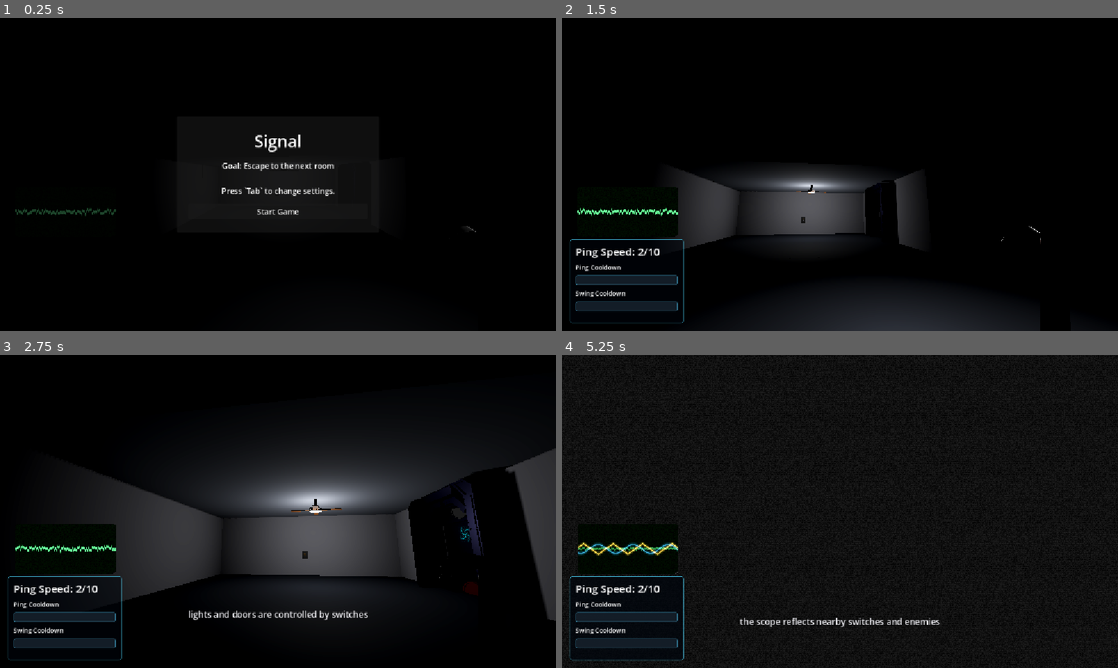
Above: before the commit, frames 1-4 (two rows, left to right).
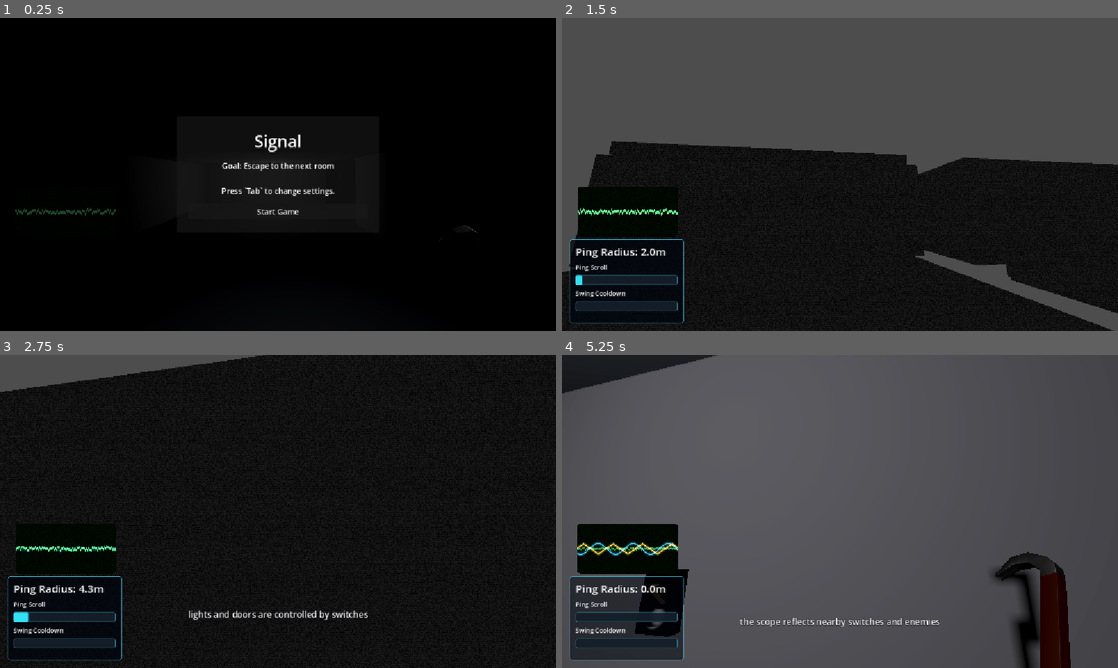
Above: after the commit, the same moments.

Repository: frkatona/LD59-Signal
Game: Godot game, scene res://scenes/main.tscn
The game is run twice, just before and just after one commit, with the same random seed, the same clock (stepped at 60 frames per second) and the same inputs. Sound files missing from this copy of the repository are replaced by a short silence.
Inputs (mouse positions are in pixels of both pictures, inside the frame that each line leads up to):
- Up to frame 1 (0.25 s): no input
- Up to frame 2 (1.5 s): click "Start Game" at 0.5 s; tap Enter at 1.25 s; move the mouse to (867, 174) at 1.27 s; press the mouse at (867, 174) at 1.28 s; hold W from 1.28 s (still down)
- Up to frame 3 (2.75 s): keep holding W; tap Space at 1.52, 2.27 s; tap F (sonar_ping, bound only before the commit) at 1.55, 2.1 s; move the mouse to (250, 511) at 2.02 s; release the mouse at (250, 511) at 2.03 s; click (250, 511) at 2.3 s
- Up to frame 4 (5.25 s): keep holding W; move the mouse to (851, 505) at 2.77 s; hold E (interact) 2.78-3.53 s; click (851, 505) at 2.92 s; tap F (sonar_ping, bound only before the commit) at 3.05 s; move the mouse to (834, 517) at 3.52 s; click (834, 517) at 3.6 s; tap Space at 3.77, 4.52 s; move the mouse to (878, 514) at 4.27 s; hold F (sonar_ping, bound only before the commit) 4.28-5.03 s; click (878, 514) at 4.42 s; move the mouse to (795, 508) at 5.02 s; tap G (toggle_sonar_mode) at 5.1 s

The runs differ from the first frame. In frame 1, less than 0.1% of the frame differs, in the area x 83-86%, y 66-69%; in frame 2, 56%; in frame 3, 25%; in frame 4, 90%, in the area x 0-100%, y 0-100%.

Commit message:
updated ping system for scrubbing

Diff:
--- a/project.godot
+++ b/project.godot
@@ -37,7 +37,7 @@
 }
 sonar_ping={
 "deadzone": 0.5,
-"events": [Object(InputEventKey,"resource_local_to_scene":false,"resource_name":"","device":-1,"window_id":0,"alt_pressed":false,"shift_pressed":false,"ctrl_pressed":false,"meta_pressed":false,"pressed":false,"keycode":70,"physical_keycode":70,"key_label":70,"unicode":102,"location":0,"echo":false,"script":null)
+"events": [Object(InputEventMouseButton,"resource_local_to_scene":false,"resource_name":"","device":-1,"window_id":0,"alt_pressed":false,"shift_pressed":false,"ctrl_pressed":false,"meta_pressed":false,"button_mask":0,"position":Vector2(0, 0),"global_position":Vector2(0, 0),"factor":1.0,"button_index":1,"canceled":false,"pressed":false,"double_click":false,"script":null)
 ]
 }
 interact={
--- a/scenes/main.tscn
+++ b/scenes/main.tscn
@@ -193,6 +193,7 @@
 script = ExtResource("2_sonar")
 ping_cooldown_seconds = 1.0
 ping_speed = 10.0
+ping_scrub_step_distance = 1.0
 ping_max_radius = 30.0
 ping_band_width = 0.5
 ping_band_fade = 10.0
@@ -210,7 +211,7 @@
 shape = SubResource("WorldBoundaryShape3D_ya4ey")
 
 [node name="Player" parent="." unique_id=22887971 instance=ExtResource("2_tipki")]
-transform = Transform3D(-4.371139e-08, 0, 1, 0, 1, 0, -1, 0, -4.371139e-08, 15.880372, 1.5514636, -0.10308476)
+transform = Transform3D(-4.371139e-08, 0, 1, 0, 1, 0, -1, 0, -4.371139e-08, 15.521719, 1.3753744, -1.208656)
 push_cooldown_seconds = 1.0
 signal_scope_min_distance = 0.5
 signal_scope_max_distance = 10.0
@@ -312,6 +313,12 @@
 [node name="Room1" type="Node3D" parent="." unique_id=472349600 groups=["NAVMESH"]]
 transform = Transform3D(-1, 0, 8.742278e-08, 0, 1, 0, -8.742278e-08, 0, -1, 0, 0, 0)
 
+[node name="OmniLight3D2" type="OmniLight3D" parent="Room1" unique_id=138849267]
+transform = Transform3D(1, 0, 0, 0, 1, 0, 0, 0, 1, 5.3872137, 1.174054, 0.0026443007)
+light_energy = 0.1
+light_size = 1.0
+omni_range = 0.1
+
 [node name="Floor" type="StaticBody3D" parent="Room1" unique_id=1600432920 groups=["sonar_occluder"]]
 transform = Transform3D(1, 0, 0, 0, 1, 0, 0, 0, 1, 0, -0.25, 0)
 
@@ -435,14 +442,15 @@
 [node name="fan" parent="Room1/Props" unique_id=594698607 groups=["sonar_reveal"] instance=ExtResource("3_jyhfs")]
 transform = Transform3D(0.6276457, 0, 0, 0, 0.6276457, 0, 0, 0, 0.6276457, 0.66948557, 3.4538434, 0.6211808)
 
-[node name="fan" parent="Room1/Props/fan" index="0" unique_id=749048863 groups=["sonar_occluder"]]
+[node name="fan" parent="Room1/Props/fan" index="0" unique_id=1932814783 groups=["sonar_occluder"]]
 cast_shadow = 0
 
-[node name="fanblades" parent="Room1/Props/fan/fan" index="1" unique_id=95822170]
+[node name="fanblades" parent="Room1/Props/fan/fan" index="1" unique_id=1602824703]
 cast_shadow = 0
 
 [node name="light-switch" parent="Room1/Props" unique_id=914163819 instance=ExtResource("18_light_switch")]
 transform = Transform3D(-3.9625114e-08, 0, -0.18130338, 0, 0.18130338, 0, 0.18130338, 0, -3.9625114e-08, 5.4481297, 1.3073962, 0.009178985)
+target_light_path = NodePath("../../OmniLight3D")
 apply_initial_state = true
 initial_on = true
 
@@ -585,7 +593,7 @@
 [node name="stepping-stone" parent="EndGame/SteppingStones" unique_id=1158499491 instance=ExtResource("5_tbgi4")]
 transform = Transform3D(-0.39261004, 0, -0.91970503, 0, 1, 0, 0.91970503, 0, -0.39261004, -1.8814359, -0.5801451, 11.389015)
 
-[node name="Cylinder" parent="EndGame/SteppingStones/stepping-stone" index="0" unique_id=755835401 groups=["sonar_reveal"]]
+[node name="Cylinder" parent="EndGame/SteppingStones/stepping-stone" index="0" unique_id=1442778864 groups=["sonar_reveal"]]
 
 [node name="Cylinder2" type="MeshInstance3D" parent="EndGame/SteppingStones/stepping-stone" unique_id=605880380 groups=["sonar_reveal"]]
 transform = Transform3D(1.3231832, 0, 2.9802322e-08, 0, 1, 0, 0, 0, 1.2966664, 5.1419945, 0.8881767, -2.6012752)
--- a/scenes/player.tscn
+++ b/scenes/player.tscn
@@ -36,3 +36,8 @@
 visible = false
 shape = SubResource("CapsuleShape3D_3vyb7")
 debug_color = Color(0, 0.6, 0.69803923, 0)
+
+[node name="OmniLight3D" type="OmniLight3D" parent="." unique_id=179341696]
+transform = Transform3D(1, 0, 0, 0, 1, 0, 0, 0, 1, 0, 1.4902942, -0.54680276)
+light_energy = 0.01
+omni_range = 0.1
--- a/scenes/rooms/room_02.tscn
+++ b/scenes/rooms/room_02.tscn
@@ -212,9 +212,8 @@
 
 [node name="TutorialHintTrigger" parent="Room1" unique_id=1467170282 instance=ExtResource("8_hint_trigger")]
 transform = Transform3D(0.37645608, 0, 0, 0, 1, 0, 0, 0, 0.18922979, 0, 1, -6.285994)
-hint_text = "'g' will enter sonar mode
-'f' will emit a pulse (tap again to freeze it)
-'scroll' will change ping speed"
+hint_text = "in dark spaces, enter sonar mode (`G`)
+emit pulses with `left click` and control their position with `scroll`"
 one_shot = false
 
 [editable path="Room1/Props/fan"]
--- a/scenes/rooms/room_03.tscn
+++ b/scenes/rooms/room_03.tscn
@@ -204,7 +204,7 @@
 cast_shadow = 0
 
 [node name="light-switch" parent="Room1/Props" unique_id=914163819 instance=ExtResource("7_light_switch")]
-transform = Transform3D(-0.18130338, 0, -1.5850045e-08, 0, 0.18130338, 0, 1.5850045e-08, 0, -0.18130338, -4.675048, 1.3073962, 5.9494686)
+transform = Transform3D(-0.18130338, 0, -1.5850045e-08, 0, 0.18130338, 0, 1.5850045e-08, 0, -0.18130338, -4.675048, 4.81652, 5.9494686)
 apply_initial_state = true
 initial_on = true
 
--- a/scenes/rooms/room_drop.tscn
+++ b/scenes/rooms/room_drop.tscn
@@ -193,7 +193,7 @@
 cast_shadow = 0
 
 [node name="light-switch" parent="Room1/Props" unique_id=914163819 instance=ExtResource("7_light_switch")]
-transform = Transform3D(-7.925023e-09, 0, 0.18130338, 0, 0.18130338, 0, -0.18130338, 0, -7.925023e-09, -5.9441714, 1.3073962, 2.6469533)
+transform = Transform3D(-7.925023e-09, 0, 0.18130338, 0, 0.18130338, 0, -0.18130338, 0, -7.925023e-09, -2.684149, 4.790676, 2.646953)
 
 [node name="TutorialHintTrigger" parent="Room1" unique_id=927418305 instance=ExtResource("8_hint_trigger")]
 transform = Transform3D(1, 0, 0, 0, 1, 0, 0, 0, 1, 0, 0.85549307, -6.025391)
--- a/scenes/rooms/room_large.tscn
+++ b/scenes/rooms/room_large.tscn
@@ -143,6 +143,7 @@
 nav_mesh = NodePath("../NavigationRegion3D")
 move_speed = 1.0
 turn_speed = 1.0
+facing_yaw_offset_degrees = 180.0
 pushed_color = Color(0.87884164, 0.68109435, 0, 1)
 indicator_default_color = Color(0.15137786, 0.2935035, 0.7710194, 1)
 indicator_patrolling_color = Color(0, 0.3433894, 0.61198694, 1)
@@ -156,6 +157,7 @@
 nav_mesh = NodePath("../NavigationRegion3D")
 move_speed = 1.0
 turn_speed = 1.0
+facing_yaw_offset_degrees = 180.0
 pushed_color = Color(0.87884164, 0.68109435, 0, 1)
 indicator_default_color = Color(0.15137786, 0.2935035, 0.7710194, 1)
 indicator_patrolling_color = Color(0, 0.3433894, 0.61198694, 1)
--- a/scripts/sonar_vision_controller.gd
+++ b/scripts/sonar_vision_controller.gd
@@ -13,13 +13,11 @@
 const DEBUG_TOGGLE_KEY := KEY_QUOTELEFT
 const DEBUG_SAMPLE_WINDOW := 5.0
 const DEBUG_REFRESH_INTERVAL := 0.2
-const PING_SPEED_STEP := 5.0
 const PING_SPEED_MIN_LIMIT := 5.0
 const PING_SPEED_MAX_LIMIT := 50.0
-const PING_SPEED_UI_MIN := 1
-const PING_SPEED_UI_MAX := 10
 const PING_SOUND_MIN_PITCH := 0.85
 const PING_SOUND_MAX_PITCH := 1.35
+const PING_SCRUB_STEP_MIN := 0.1
 const DOOR_FACING_THRESHOLD := 0.72
 const DOOR_BUTTON_GROUP := &"door_button"
 const WORLD_ENERGY_DISABLED_MULTIPLIER := 0.0
@@ -52,10 +50,10 @@
 }
 
 @export var ping_cooldown_seconds: float = 0.6
-@export_range(5.0, 50.0, 5.0) var ping_speed: float = 20.0
-@export_group("Ping Speed Limits")
-@export_range(5.0, 50.0, 5.0) var ping_speed_floor: float = 5.0
-@export_range(5.0, 50.0, 5.0) var ping_speed_ceiling: float = 50.0
+@export_range(5.0, 50.0, 0.5) var ping_speed: float = 20.0
+@export_group("Ping Scrub")
+@export_range(0.1, 10.0, 0.1) var ping_scrub_step_distance: float = 1.5
+@export_range(0.0, 10.0, 0.1) var ping_scrub_min_radius: float = 0.5
 @export_group("")
 @export var ping_max_radius: float = 18.0
 @export var ping_band_width: float = 0.9
@@ -156,7 +154,7 @@
 func _ready() -> void:
 	add_to_group(GAME_CONTROLLER_GROUP)
 	_ensure_input_actions()
-	_normalize_ping_speed_settings()
+	_normalize_ping_settings()
 	_configure_audio_buses()
 	_create_music_players()
 	_create_sfx_players()
@@ -230,9 +228,10 @@
 	if _is_menu_open():
 		return
 
-	if _is_ping_speed_adjust_event(event):
+	if ping_active and _is_ping_scrub_event(event):
 		var mouse_button_event := event as InputEventMouseButton
-		_adjust_ping_speed(PING_SPEED_STEP if mouse_button_event.button_index == MOUSE_BUTTON_WHEEL_UP else -PING_SPEED_STEP)
+		var scrub_delta := ping_scrub_step_distance if mouse_button_event.button_index == MOUSE_BUTTON_WHEEL_UP else -ping_scrub_step_distance
+		_scrub_ping(scrub_delta)
 		return
 
 	if event.is_action_pressed("interact"):
@@ -256,7 +255,9 @@
 		_set_sonar_mode(not sonar_mode_enabled)
 		return
 
-	if event.is_action_pressed("sonar_ping") and sonar_mode_enabled:
+	if event.is_action_pressed("sonar_ping"):
+		if not sonar_mode_enabled:
+			_set_sonar_mode(true)
 		_handle_sonar_ping_input()
 		return
 
@@ -304,7 +305,7 @@
 
 func _ensure_input_actions() -> void:
 	_ensure_key_action("toggle_sonar_mode", KEY_G)
-	_ensure_key_action("sonar_ping", KEY_F)
+	_replace_mouse_button_action("sonar_ping", MOUSE_BUTTON_LEFT)
 	_ensure_key_action("interact", KEY_E)
 	_ensure_key_action("toggle_world_energy", KEY_BACKSPACE)
 	_replace_key_action("pause_menu", KEY_TAB)
@@ -338,25 +339,24 @@
 	InputMap.action_add_event(action_name, input_event)
 
 
-func _normalize_ping_speed_settings() -> void:
-	ping_speed_floor = _sanitize_ping_speed_limit(ping_speed_floor)
-	ping_speed_ceiling = _sanitize_ping_speed_limit(ping_speed_ceiling)
-	if ping_speed_floor > ping_speed_ceiling:
-		var previous_floor := ping_speed_floor
-		ping_speed_floor = ping_speed_ceiling
-		ping_speed_ceiling = previous_floor
-
-	ping_speed = _clamp_ping_speed(ping_speed)
-
-
-func _sanitize_ping_speed_limit(value: float) -> float:
-	var snapped_value: float = roundf(value / PING_SPEED_STEP) * PING_SPEED_STEP
-	return clampf(snapped_value, PING_SPEED_MIN_LIMIT, PING_SPEED_MAX_LIMIT)
-
-
-func _clamp_ping_speed(value: float) -> float:
-	var snapped_value: float = roundf(value / PING_SPEED_STEP) * PING_SPEED_STEP
-	return clampf(snapped_value, ping_speed_floor, ping_speed_ceiling)
+func _replace_mouse_button_action(action_name: StringName, button_index: MouseButton) -> void:
+	if not InputMap.has_action(action_name):
+		InputMap.add_action(action_name)
+
+	for event in InputMap.action_get_events(action_name):
+		if event is InputEventMouseButton or event is InputEventKey:
+			InputMap.action_erase_event(action_name, event)
+
+	var input_event := InputEventMouseButton.new()
+	input_event.button_index = button_index
+	InputMap.action_add_event(action_name, input_event)
+
+
+func _normalize_ping_settings() -> void:
+	ping_speed = clampf(ping_speed, PING_SPEED_MIN_LIMIT, PING_SPEED_MAX_LIMIT)
+	ping_max_radius = maxf(ping_max_radius, 0.0)
+	ping_scrub_step_distance = maxf(ping_scrub_step_distance, PING_SCRUB_STEP_MIN)
+	ping_scrub_min_radius = clampf(ping_scrub_min_radius, 0.0, ping_max_radius)
 
 
 func _get_ping_travel_duration() -> float:
@@ -954,7 +954,7 @@
 	pause_tab.add_child(controls_title)
 
 	var controls_label := Label.new()
-	controls_label.text = "Jump: Space\nSwing: Mouse2\nStatic Vision: G\nSonar Ping: F\nPing Speed: Mouse Wheel\nPause: Tab"
+	controls_label.text = "Jump: Space\nSwing: Mouse2\nStatic Vision: G\nSonar Ping: Mouse1\nPing Scrub: Mouse Wheel (active pulse)\nPause: Tab"
 	controls_label.horizontal_alignment = HORIZONTAL_ALIGNMENT_CENTER
 	controls_label.autowrap_mode = TextServer.AUTOWRAP_WORD_SMART
 	pause_tab.add_child(controls_label)
@@ -1536,16 +1536,7 @@
 
 
 func _handle_sonar_ping_input() -> void:
-	if ping_active:
-		if ping_frozen:
-			ping_frozen = false
-			_update_ping_hud()
-		else:
-			ping_frozen = true
-			_update_ping_hud()
-		return
-
-	if ping_cooldown_remaining <= 0.0:
+	if ping_active or ping_cooldown_remaining <= 0.0:
 		_start_ping()
 
 
@@ -1568,6 +1559,16 @@
 	ping_radius = 0.0
 
 
+func _scrub_ping(delta_radius: float) -> void:
+	if not ping_active:
+		return
+
+	ping_frozen = true
+	ping_radius = clampf(ping_radius + delta_radius, ping_scrub_min_radius, ping_max_radius)
+	_update_shader_state()
+	_update_ping_hud()
+
+
 func _update_shader_state() -> void:
 	reveal_material.set_shader_parameter("ping_origin_ws", ping_origin_ws)
 	reveal_material.set_shader_parameter("ping_radius", ping_radius)
@@ -1791,15 +1792,19 @@
 	ping_hud_panel.visible = gameplay_started and not pause_menu_visible and not win_screen_visible
 	ping_hud_panel.self_modulate = Color(1.0, 1.0, 1.0, 1.0 if sonar_mode_enabled else 0.7)
 
-	ping_speed_label.text = "Ping Speed: %d/%d" % [_get_ping_speed_ui_value(), PING_SPEED_UI_MAX]
-	ping_cooldown_label.text = "Ping Cooldown (Paused)" if ping_frozen else "Ping Cooldown"
-
-	var cooldown_max: float = maxf(
-		ping_cooldown_duration if ping_cooldown_remaining > 0.0 or ping_active else _get_effective_ping_cooldown_duration(),
-		0.001
-	)
-	ping_cooldown_bar.max_value = cooldown_max
-	ping_cooldown_bar.value = minf(ping_cooldown_remaining, cooldown_max)
+	var displayed_ping_radius := ping_radius if ping_active else 0.0
+	ping_speed_label.text = "Ping Radius: %.1fm" % displayed_ping_radius
+	if ping_active:
+		ping_cooldown_label.text = "Ping Scroll" % [
+			ping_scrub_step_distance,
+			"Stopped" if ping_frozen else "Radiating",
+		]
+	else:
+		ping_cooldown_label.text = "Ping Scroll" % ping_scrub_step_distance
+
+	var radius_max: float = maxf(ping_max_radius, 0.001)
+	ping_cooldown_bar.max_value = radius_max
+	ping_cooldown_bar.value = clampf(displayed_ping_radius, 0.0, radius_max)
 
 	push_cooldown_label.text = "Swing Cooldown"
 	var push_cooldown_duration: float = 5.0
@@ -1816,25 +1821,10 @@
 	push_cooldown_bar.value = minf(push_cooldown_remaining_value, push_cooldown_duration)
 
 
-func _is_ping_speed_adjust_event(event: InputEvent) -> bool:
+func _is_ping_scrub_event(event: InputEvent) -> bool:
 	return event is InputEventMouseButton and event.pressed and (
 		event.button_index == MOUSE_BUTTON_WHEEL_UP or event.button_index == MOUSE_BUTTON_WHEEL_DOWN
 	)
-
-
-func _adjust_ping_speed(delta_amount: float) -> void:
-	var next_speed: float = _clamp_ping_speed(ping_speed + delta_amount)
-	if is_equal_approx(next_speed, ping_speed):
-		return
-
-	ping_speed = next_speed
-	_update_ping_sound_pitch()
-	_update_ping_hud()
-
-
-func _get_ping_speed_ui_value() -> int:
-	var clamped_speed: float = clampf(ping_speed, PING_SPEED_MIN_LIMIT, PING_SPEED_MAX_LIMIT)
-	return int(roundi(clamped_speed / PING_SPEED_STEP))
 
 
 func _update_ping_sound_pitch() -> void:
Not shown, changed: readme.md
